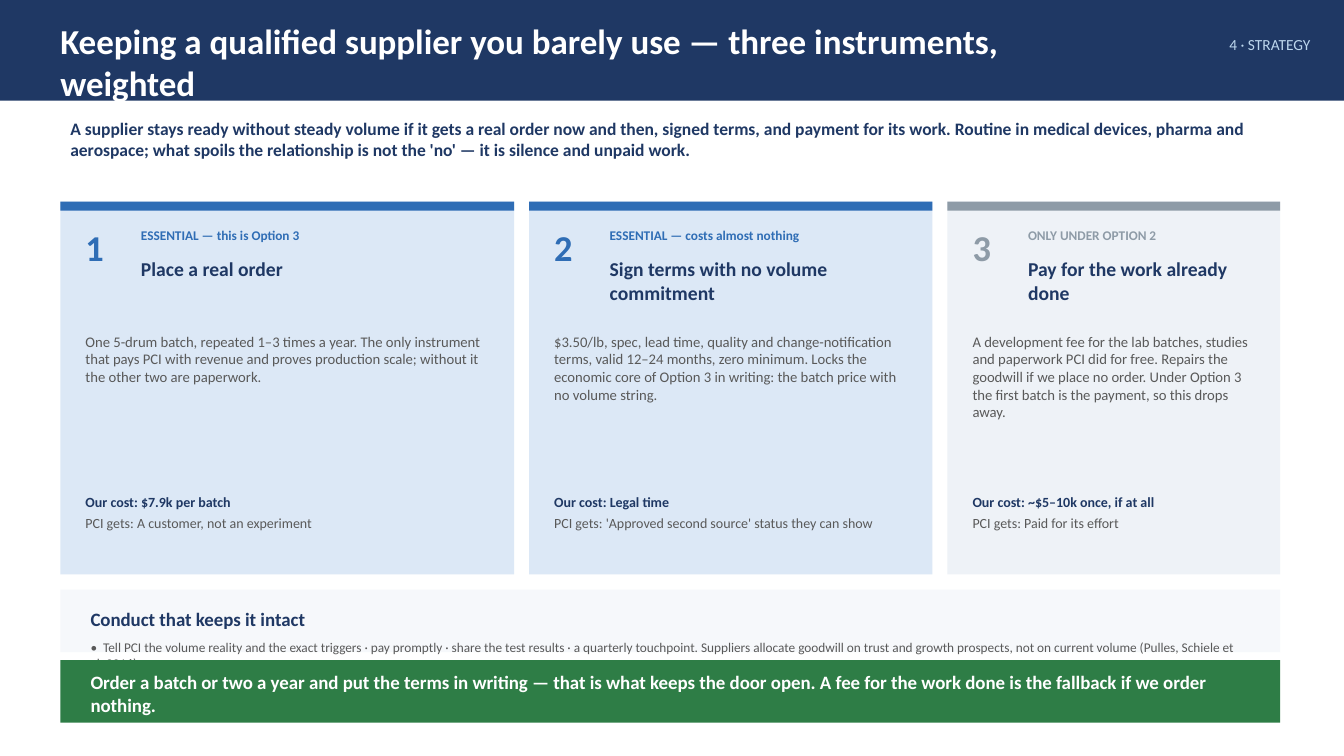
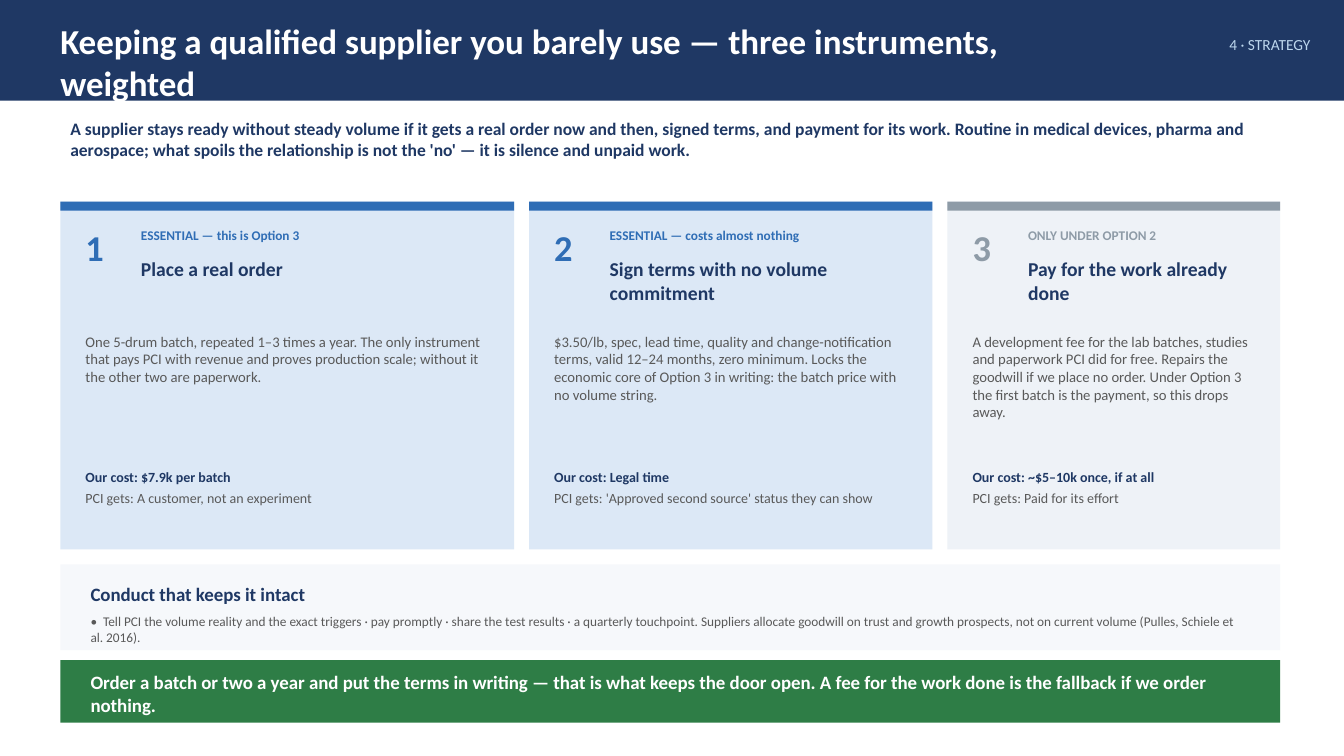
Before and after one commit to naviero1/Claude-Works, a slide deck: slide 7 of PVA second supplier initiative/PVA_Second_Supplier_Leadership_Deck.pptx. Drawn at 1344x756 pixels with LibreOffice and Linux fonts; fonts in the diff are those of the drawing. Boxes give left, top, right and bottom in pixels: in the first picture for what was removed or moved away, otherwise in the second. Text is boxed around its words. In the diff, an @@ line names an element or a change of style, - is before the commit and + after.

```diff
--- a/PVA second supplier initiative/PVA_Second_Supplier_Leadership_Deck.pptx
+++ b/PVA second supplier initiative/PVA_Second_Supplier_Leadership_Deck.pptx
@@ rectangle: place and size @@
-rectangle at [60, 202, 514, 575]
+rectangle at [60, 202, 514, 549]
@@ rectangle: place and size @@
-rectangle at [529, 202, 933, 575]
+rectangle at [529, 202, 933, 549]
@@ rectangle: place and size @@
-rectangle at [948, 202, 1280, 575]
+rectangle at [948, 202, 1280, 549]
@@ 3 texts: place and size @@
-3 texts at [85, 497, 1154, 531]
+3 texts at [85, 472, 1154, 506]
@@ rectangle: place and size @@
-rectangle at [60, 590, 1280, 652]
+rectangle at [60, 565, 1280, 650]
@@ text "Conduct that keeps it intact" rewrapped from [91, 612, 1234, 660] to [91, 587, 1234, 644] @@
```
Also in this commit, not shown: 2 other slides changed, 2 other files.
